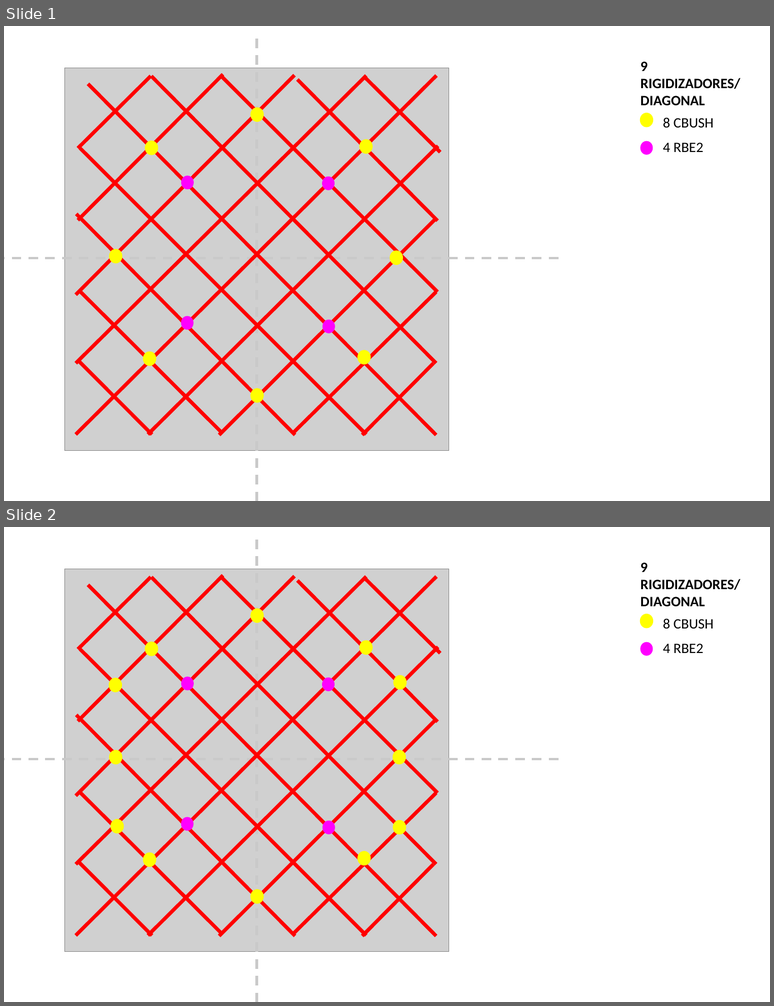
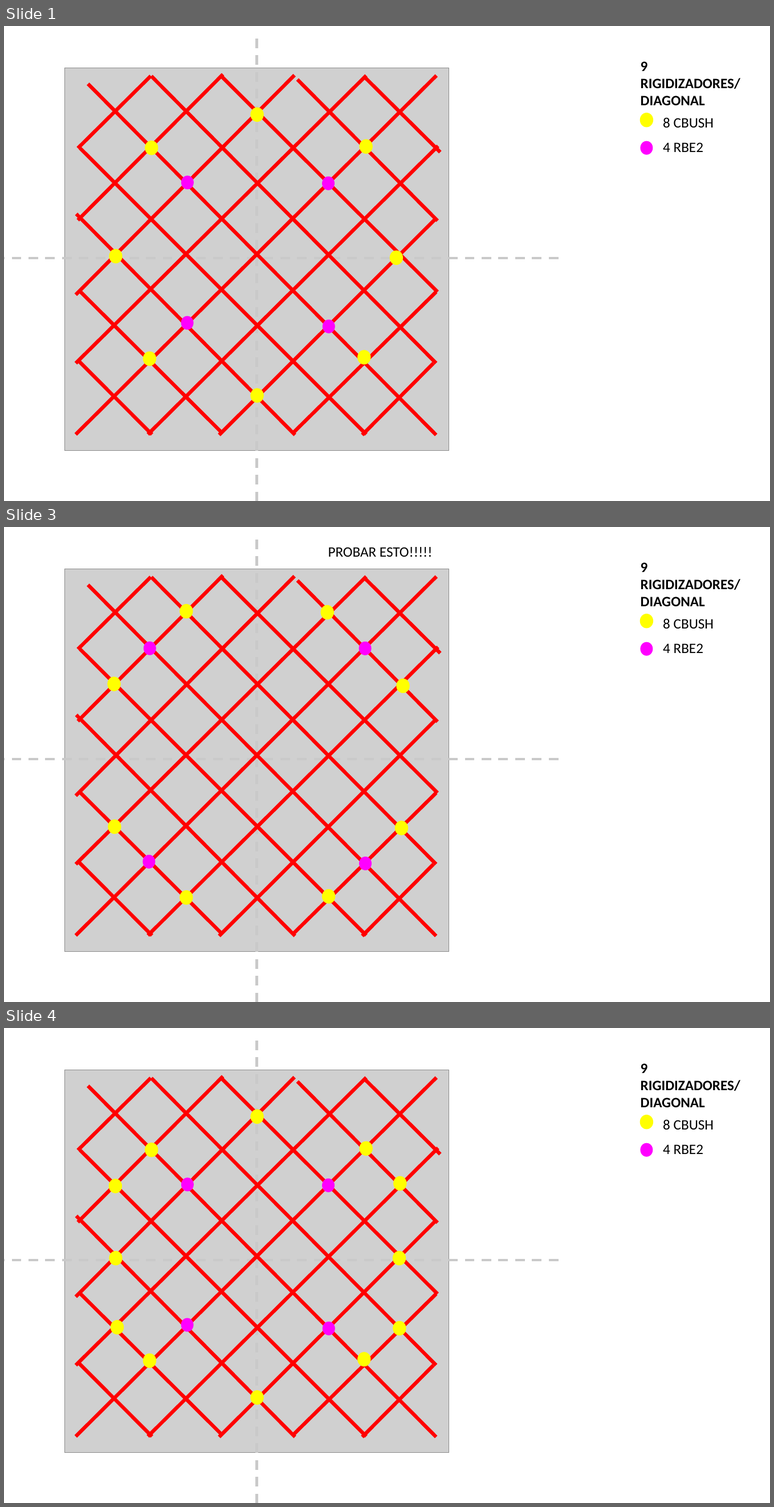
Before and after one commit to diegoomataix/Instrumentation_plate_Micro-Satellite-Design-Analysis, a slide deck: MicroSat/Configuraciones_Bandeja_Inferior.pptx. Shown one above the other, each under a label of ours: slides 1 and 2 before the commit, slides 1, 3 and 4 after it; the slides between them are not shown. The pictures are 774x1006 and 774x1507 pixels, drawn with LibreOffice and Linux fonts; fonts in the diff are those of the drawing; grey boxes stand for pictures. Boxes give left, top, right and bottom in pixels: in the first picture for what was removed or moved away, otherwise in the second. Text is boxed around its words. In the diff, an @@ line names an element or a change of style, - is before the commit and + after.

```diff
--- a/MicroSat/Configuraciones_Bandeja_Inferior.pptx
+++ b/MicroSat/Configuraciones_Bandeja_Inferior.pptx
@@ slide 3 added at (4,527,770,1002), background #FFFFFF @@
@@ line added from (257, 540) to (257, 1002), #C9C9C9 3 pt dashed @@
@@ text added at (328,547,433,557), 18 pt, text #000000 @@
+PROBAR ESTO!!!!!
@@ picture added at (65,569,449,952) @@
@@ line added from (76, 796) to (295, 577), #FF0000 4.5 pt @@
@@ line added from (76, 864) to (367, 577), #FF0000 4.5 pt @@
@@ line added from (76, 936) to (437, 577), #FF0000 4.5 pt @@
@@ line added from (78, 650) to (151, 577), #FF0000 4.5 pt @@
@@ line added from (78, 721) to (223, 575), #FF0000 4.5 pt @@
@@ text added at (641,562,740,606), 18 pt, text #000000, bold @@
+9 RIGIDIZADORES/DIAGONAL
@@ group added at (76,577,440,936): 9 lines @@
@@ ellipse added at (180,605,193,618), fill #FFFF00, outline #FFFF00 1 pt @@
@@ ellipse added at (321,606,334,619), fill #FFFF00, outline #FFFF00 1 pt @@
@@ ellipse added at (641,614,653,628), fill #FFFF00, outline #FFFF00 1 pt @@
@@ text added at (663,618,714,629), 18 pt, text #000000 @@
+8 CBUSH
@@ ellipse added at (144,642,156,655), fill #FF00FF @@
@@ ellipse added at (359,642,372,655), fill #FF00FF @@
@@ ellipse added at (641,642,653,656), fill #FF00FF @@
@@ text added at (663,643,703,653), 18 pt, text #000000 @@
+4 RBE2
@@ line added from (148, 936) to (438, 647), #FF0000 4.5 pt @@
@@ ellipse added at (108,677,121,691), fill #FFFF00, outline #FFFF00 1 pt @@
@@ ellipse added at (397,679,410,692), fill #FFFF00, outline #FFFF00 1 pt @@
@@ line added from (219, 936) to (435, 720), #FF0000 4.5 pt @@
@@ line added from (4, 759) to (560, 759), #C9C9C9 3 pt dashed @@
@@ line added from (293, 934) to (436, 793), #FF0000 4.5 pt @@
@@ ellipse added at (109,820,121,834), fill #FFFF00, outline #FFFF00 1 pt @@
@@ ellipse added at (396,821,408,835), fill #FFFF00, outline #FFFF00 1 pt @@
@@ ellipse added at (143,855,155,869), fill #FF00FF @@
@@ ellipse added at (359,857,372,871), fill #FF00FF @@
@@ line added from (363, 936) to (434, 864), #FF0000 4.5 pt @@
@@ ellipse added at (180,891,193,904), fill #FFFF00, outline #FFFF00 1 pt @@
@@ ellipse added at (323,890,335,903), fill #FFFF00, outline #FFFF00 1 pt @@
@@ what was slide 2 is now slide 4 @@
```
Also in this commit, not shown: 2 other slides added, 50 other files.
